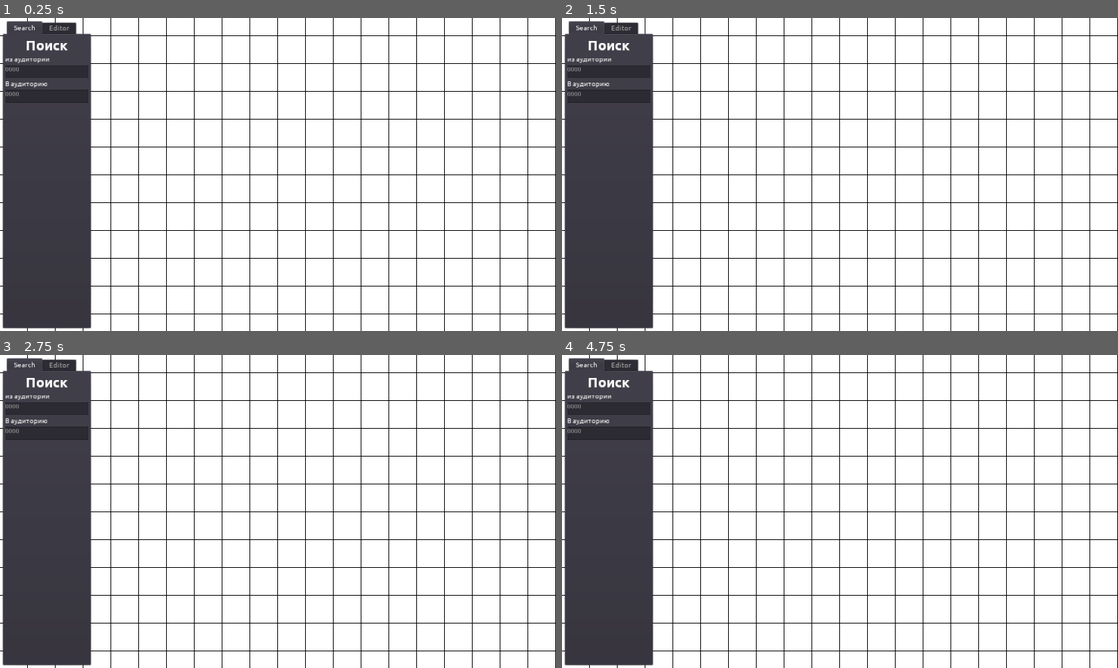
Above: before the commit, frames 1-4 (two rows, left to right).
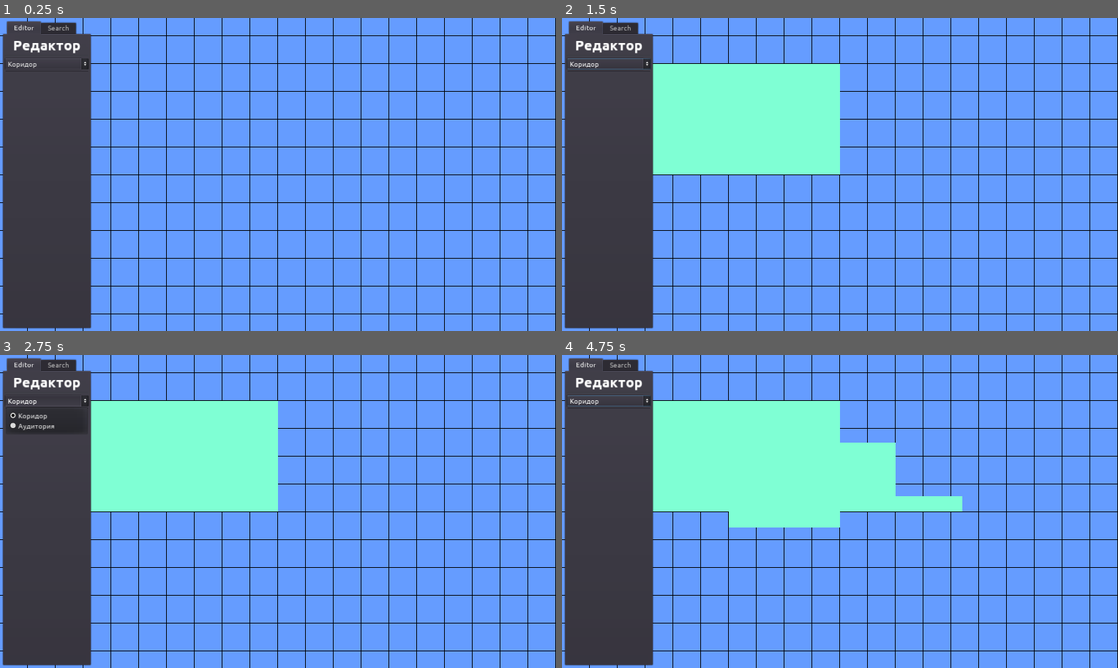
Above: after the commit, the same moments.

Repository: nikolai-in/MallMap
Game: Godot game, scene res://scenes/main.tscn
Same seed, same stepped clock (60 frames per second), same inputs: the game is played once before the commit and once after it.
Inputs (mouse positions are in pixels of both pictures, inside the frame that each line leads up to):
- Up to frame 1 (0.25 s): no input
- Up to frame 2 (1.5 s): click (606, 64) at 0.5 s, where only the run after the commit has a clickable "Коридор"; click (606, 64) at 1.25 s, where only the run after the commit has a clickable "Коридор"
- Up to frame 3 (2.75 s): click (44, 401) at 2 s, where only the run after the commit has a clickable "Коридор"
- Up to frame 4 (4.75 s): tap Enter at 2.75, 4.25 s; move the mouse to (962, 495) at 2.77 s; click (962, 495) at 2.92 s; tap Space at 3.5 s; move the mouse to (728, 527) at 3.52 s; click (728, 527) at 3.67 s; move the mouse to (895, 442) at 4.27 s; click (895, 442) at 4.42 s

The runs differ from the first frame. In frame 1, 81% of the frame differs, in the area x 0-100%, y 0-100%; in frame 2, 82%; in frame 3, 82%; in frame 4, 82%.

Commit message:
:construction: Many changes

Diff:
--- /dev/null
+++ b/gdproject/assets/fonts/headline.tres
@@ -0,0 +1,9 @@
+[gd_resource type="DynamicFont" load_steps=2 format=2]
+
+[ext_resource path="res://assets/fonts/Ubuntu/Ubuntu-Bold.ttf" type="DynamicFontData" id=1]
+
+[resource]
+size = 32
+use_mipmaps = true
+use_filter = true
+font_data = ExtResource( 1 )
--- a/gdproject/project.godot
+++ b/gdproject/project.godot
@@ -23,7 +23,7 @@
 config/name="Mall Map"
 run/main_scene="res://scenes/main.tscn"
 boot_splash/image="res://assets/icon.png"
-boot_splash/bg_color=Color( 1, 1, 1, 1 )
+boot_splash/bg_color=Color( 0.396078, 0.611765, 1, 1 )
 config/icon="res://assets/icon.png"
 
 [display]
@@ -40,6 +40,10 @@
 
 color=false
 
+[gui]
+
+theme/custom_font="res://assets/fonts/text.tres"
+
 [physics]
 
 common/enable_pause_aware_picking=true
@@ -49,5 +53,5 @@
 quality/driver/driver_name="GLES2"
 vram_compression/import_etc=true
 vram_compression/import_etc2=false
-environment/default_clear_color=Color( 1, 1, 1, 1 )
+environment/default_clear_color=Color( 0.396078, 0.611765, 1, 1 )
 environment/default_environment="res://default_env.tres"
--- a/gdproject/scenes/interface.tscn
+++ /dev/null
@@ -1,100 +0,0 @@
-[gd_scene load_steps=4 format=2]
-
-[ext_resource path="res://assets/fonts/Ubuntu/Ubuntu-Bold.ttf" type="DynamicFontData" id=1]
-[ext_resource path="res://assets/fonts/text.tres" type="DynamicFont" id=2]
-
-[sub_resource type="DynamicFont" id=1]
-size = 32
-use_mipmaps = true
-use_filter = true
-font_data = ExtResource( 1 )
-
-[node name="Interface" type="Control"]
-anchor_bottom = 1.0
-margin_left = 8.0
-margin_top = 8.0
-margin_right = -8.0
-margin_bottom = -8.0
-rect_min_size = Vector2( 200, 0 )
-
-[node name="SideBar" type="TabContainer" parent="."]
-anchor_bottom = 1.0
-margin_right = 8.0
-rect_min_size = Vector2( 200, 0 )
-custom_fonts/font = ExtResource( 2 )
-tab_align = 0
-
-[node name="Search" type="VBoxContainer" parent="SideBar"]
-visible = false
-anchor_right = 1.0
-anchor_bottom = 1.0
-margin_left = 4.0
-margin_top = 37.0
-margin_right = -4.0
-margin_bottom = -4.0
-
-[node name="Name" type="Label" parent="SideBar/Search"]
-margin_right = 192.0
-margin_bottom = 37.0
-custom_fonts/font = SubResource( 1 )
-text = "Поиск"
-align = 1
-
-[node name="FromLabel" type="Label" parent="SideBar/Search"]
-margin_top = 41.0
-margin_right = 192.0
-margin_bottom = 60.0
-custom_fonts/font = ExtResource( 2 )
-text = "из аудитории"
-
-[node name="From" type="TextEdit" parent="SideBar/Search"]
-margin_top = 64.0
-margin_right = 192.0
-margin_bottom = 94.0
-rect_min_size = Vector2( 0, 30 )
-text = "0000"
-caret_blink = true
-
-[node name="ToLabel" type="Label" parent="SideBar/Search"]
-margin_top = 98.0
-margin_right = 192.0
-margin_bottom = 117.0
-custom_fonts/font = ExtResource( 2 )
-text = "В аудиторию"
-
-[node name="To" type="TextEdit" parent="SideBar/Search"]
-margin_top = 121.0
-margin_right = 192.0
-margin_bottom = 151.0
-rect_min_size = Vector2( 0, 30 )
-text = "0000"
-caret_blink = true
-
-[node name="Editor" type="VBoxContainer" parent="SideBar"]
-anchor_right = 1.0
-anchor_bottom = 1.0
-margin_left = 4.0
-margin_top = 37.0
-margin_right = -4.0
-margin_bottom = -4.0
-
-[node name="Name" type="Label" parent="SideBar/Editor"]
-margin_right = 192.0
-margin_bottom = 37.0
-custom_fonts/font = SubResource( 1 )
-text = "Редактор"
-align = 1
-
-[node name="OR" type="Button" parent="SideBar/Editor"]
-margin_top = 41.0
-margin_right = 192.0
-margin_bottom = 66.0
-custom_fonts/font = ExtResource( 2 )
-text = "Объединение"
-
-[node name="NOT" type="Button" parent="SideBar/Editor"]
-margin_top = 70.0
-margin_right = 192.0
-margin_bottom = 95.0
-custom_fonts/font = ExtResource( 2 )
-text = "Вычитание"
--- a/gdproject/scenes/main.tscn
+++ b/gdproject/scenes/main.tscn
@@ -1,10 +1,13 @@
-[gd_scene load_steps=6 format=2]
+[gd_scene load_steps=9 format=2]
 
 [ext_resource path="res://scenes/panning_camera2d.tscn" type="PackedScene" id=1]
 [ext_resource path="res://scenes/grid.tscn" type="PackedScene" id=2]
 [ext_resource path="res://scenes/map.tscn" type="PackedScene" id=3]
-[ext_resource path="res://scenes/interface.tscn" type="PackedScene" id=4]
+[ext_resource path="res://scripts/map.gd" type="Script" id=4]
 [ext_resource path="res://scripts/main.gd" type="Script" id=5]
+[ext_resource path="res://assets/fonts/headline.tres" type="DynamicFont" id=6]
+[ext_resource path="res://assets/fonts/text.tres" type="DynamicFont" id=7]
+[ext_resource path="res://scripts/rect_types.gd" type="Script" id=8]
 
 [node name="Main" type="Node2D"]
 script = ExtResource( 5 )
@@ -13,9 +16,65 @@
 z_index = -1
 
 [node name="Map" parent="." instance=ExtResource( 3 )]
+script = ExtResource( 4 )
 
 [node name="PanningCamera2D" parent="." instance=ExtResource( 1 )]
 
 [node name="CanvasLayer" type="CanvasLayer" parent="."]
 
-[node name="Interface" parent="CanvasLayer" instance=ExtResource( 4 )]
+[node name="Sidebar" type="TabContainer" parent="CanvasLayer"]
+anchor_bottom = 1.0
+margin_left = 8.0
+margin_top = 8.0
+margin_right = 208.0
+margin_bottom = -8.0
+rect_min_size = Vector2( 200, 0 )
+tab_align = 0
+
+[node name="Editor" type="VBoxContainer" parent="CanvasLayer/Sidebar"]
+anchor_right = 1.0
+anchor_bottom = 1.0
+margin_left = 4.0
+margin_top = 37.0
+margin_right = -4.0
+margin_bottom = -4.0
+
+[node name="Headline" type="VBoxContainer" parent="CanvasLayer/Sidebar/Editor"]
+margin_right = 192.0
+margin_bottom = 45.0
+
+[node name="Label" type="Label" parent="CanvasLayer/Sidebar/Editor/Headline"]
+margin_right = 192.0
+margin_bottom = 37.0
+custom_fonts/font = ExtResource( 6 )
+text = "Редактор"
+align = 1
+
+[node name="HSeparator" type="HSeparator" parent="CanvasLayer/Sidebar/Editor/Headline"]
+margin_top = 41.0
+margin_right = 192.0
+margin_bottom = 45.0
+
+[node name="RectTypes" type="OptionButton" parent="CanvasLayer/Sidebar/Editor"]
+margin_top = 49.0
+margin_right = 192.0
+margin_bottom = 74.0
+custom_fonts/font = ExtResource( 7 )
+script = ExtResource( 8 )
+
+[node name="Tree" type="Tree" parent="CanvasLayer/Sidebar/Editor"]
+margin_top = 78.0
+margin_right = 192.0
+margin_bottom = 79.0
+select_mode = 2
+
+[node name="Search" type="VBoxContainer" parent="CanvasLayer/Sidebar"]
+visible = false
+anchor_right = 1.0
+anchor_bottom = 1.0
+margin_left = 4.0
+margin_top = 32.0
+margin_right = -4.0
+margin_bottom = -4.0
+
+[connection signal="item_selected" from="CanvasLayer/Sidebar/Editor/RectTypes" to="." method="_on_RectTypes_item_selected"]
--- /dev/null
+++ b/gdproject/scenes/rect_bg.tscn
@@ -0,0 +1,3 @@
+[gd_scene format=2]
+
+[node name="Rect" type="Polygon2D"]
--- a/gdproject/scripts/grid.gd
+++ b/gdproject/scripts/grid.gd
@@ -1,4 +1,3 @@
-tool
 extends Node2D
 export var on = true
 
--- a/gdproject/scripts/main.gd
+++ b/gdproject/scripts/main.gd
@@ -6,13 +6,15 @@
 
 var start_pos : Vector2 = Vector2.ZERO
 var end_pos : Vector2 = Vector2.ZERO
+var rect_scene : PackedScene = preload("res://scenes/rect_bg.tscn")
+
 
 func _unhandled_input(event: InputEvent) -> void:
 	if event is InputEventMouseButton:
 		if event.is_pressed():
 			if event.button_index == BUTTON_LEFT:
 				start_pos = get_global_mouse_position()
-		if !event.is_pressed():
+		if !event.is_pressed() and $CanvasLayer/Sidebar/Editor.visible:
 			if event.button_index == BUTTON_LEFT:
 				end_pos = get_global_mouse_position()
 				map_plane.add_child(make_rect(start_pos, end_pos))
@@ -25,7 +27,15 @@
 
 
 func make_rect(start: Vector2, end: Vector2) -> Polygon2D:
-	var rect : Polygon2D = Polygon2D.new()
+	var rect : Polygon2D = rect_scene.instance()
 	rect.color = Color.aquamarine
 	rect.polygon = PoolVector2Array([start, Vector2(start.x, end.y), end, Vector2(end.x, start.y)])
 	return rect
+
+
+func _on_RectTypes_item_selected(index: int) -> void:
+	match index:
+		0:
+			rect_scene = preload("res://scenes/rect_bg.tscn")
+		1:
+			rect_scene = preload("res://scenes/rect_bg.tscn")
--- /dev/null
+++ b/gdproject/scripts/map.gd
@@ -0,0 +1,16 @@
+extends Node2D
+
+
+# Declare member variables here. Examples:
+# var a: int = 2
+# var b: String = "text"
+
+
+# Called when the node enters the scene tree for the first time.
+func _ready() -> void:
+	pass # Replace with function body.
+
+
+# Called every frame. 'delta' is the elapsed time since the previous frame.
+#func _process(delta: float) -> void:
+#	pass
--- /dev/null
+++ b/gdproject/scripts/node_tree.gd
@@ -0,0 +1,5 @@
+extends Tree
+
+
+func _ready() -> void:
+	pass
--- /dev/null
+++ b/gdproject/scripts/rect_types.gd
@@ -0,0 +1,17 @@
+extends OptionButton
+
+
+# Declare member variables here. Examples:
+# var a: int = 2
+# var b: String = "text"
+
+
+# Called when the node enters the scene tree for the first time.
+func _ready() -> void:
+	add_item("Коридор", 0)
+	add_item("Аудитория", 1)
+
+
+# Called every frame. 'delta' is the elapsed time since the previous frame.
+#func _process(delta: float) -> void:
+#	pass
